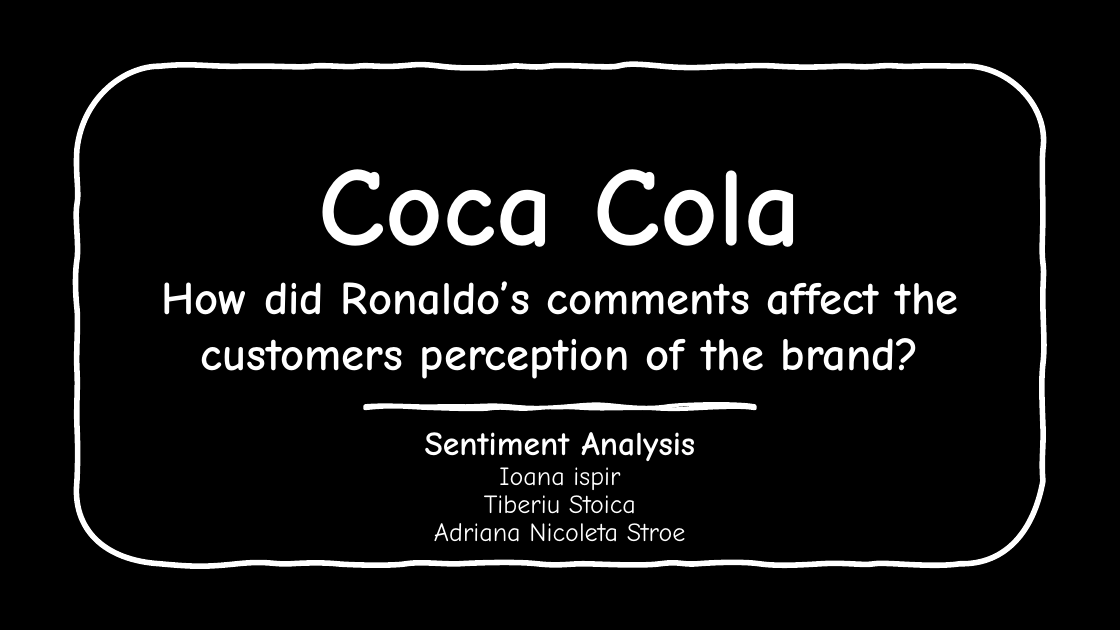
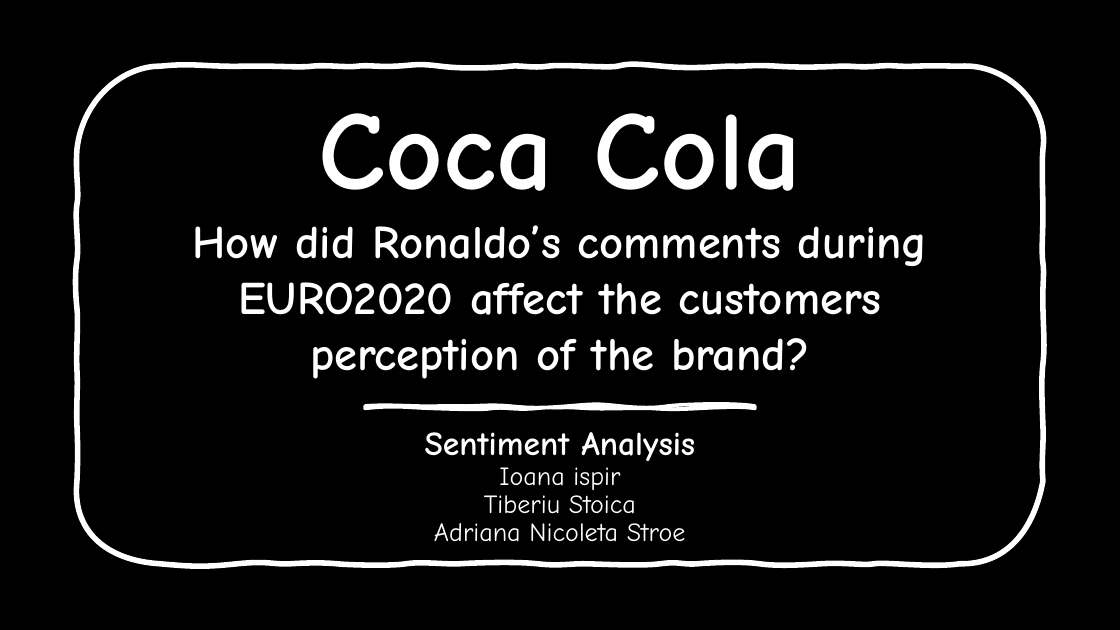
Before and after one commit to ionais/SentimentAnalysis, a slide deck: slide 1 of 20211215_ResearchMethodsProject_SentimentAnalysis_CocaCola.pptx. Drawn at 1120x630 pixels with LibreOffice and Linux fonts; fonts in the diff are those of the drawing; background and template pictures are left out. Boxes give left, top, right and bottom in pixels: in the first picture for what was removed or moved away, otherwise in the second. Text is boxed around its words. In the diff, an @@ line names an element or a change of style, - is before the commit and + after.

Commit message:
Update 20211215_ResearchMethodsProject_SentimentAnalysis_CocaCola.pptx
Updated pptx

```diff
--- a/20211215_ResearchMethodsProject_SentimentAnalysis_CocaCola.pptx
+++ b/20211215_ResearchMethodsProject_SentimentAnalysis_CocaCola.pptx
@@ title at (193, 113, 927, 379): text changed @@
-Coca Cola
-How did Ronaldo’s comments affect the customers perception of the brand?
+Coca Cola
+How did Ronaldo’s comments during EURO2020 affect the customers perception of the brand?
```
Also in this commit, not shown: 17 other slides changed.
